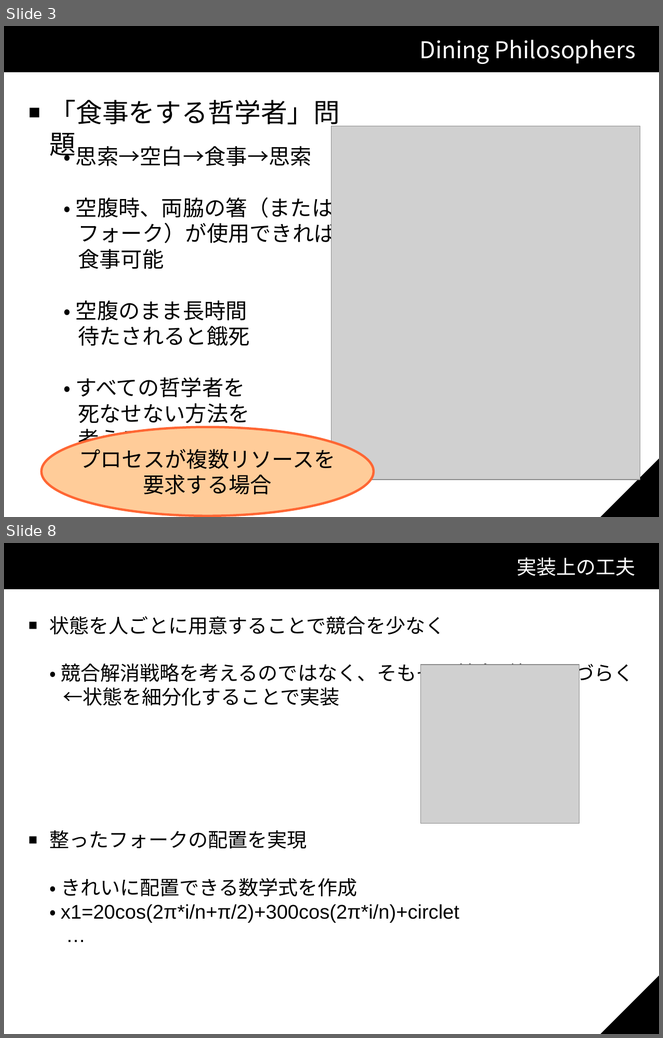
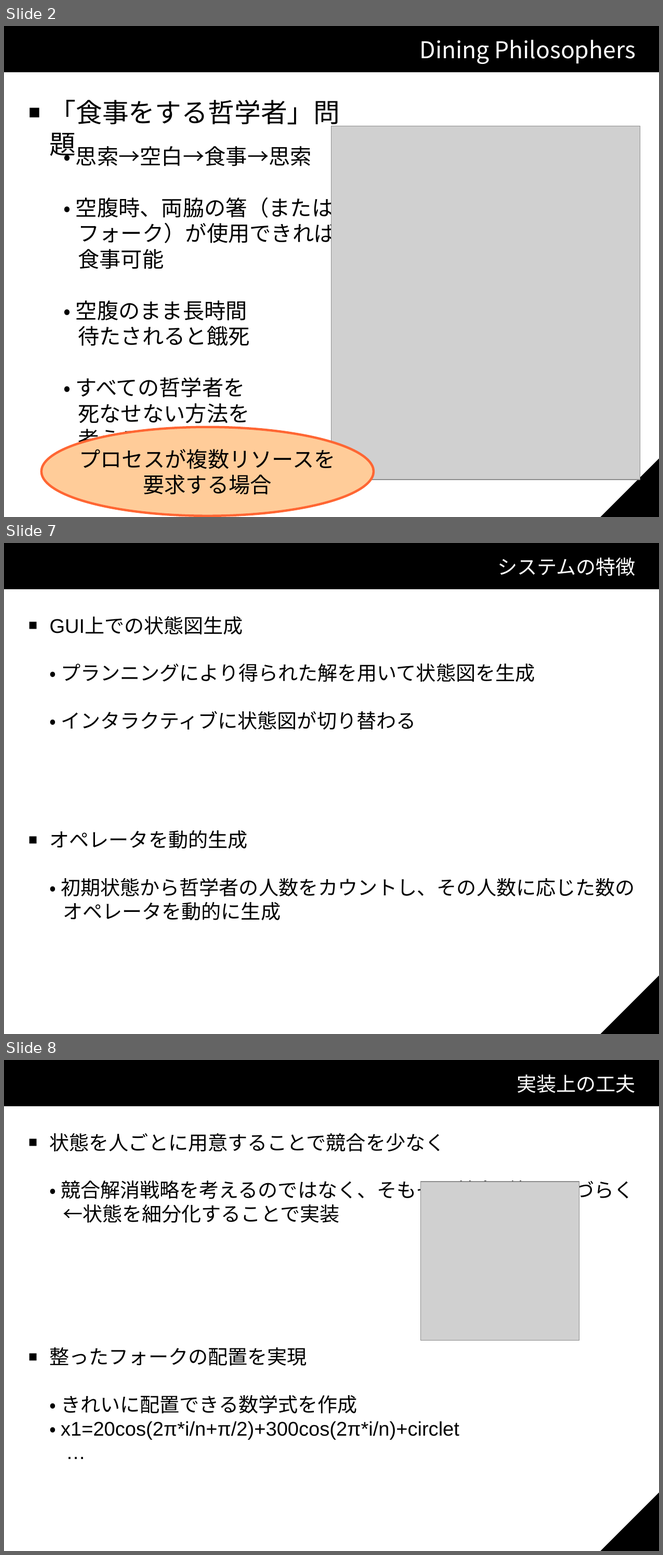
Before and after one commit to KP-3/Shota, a slide deck: スライド.odp. Shown one above the other, each under a label of ours: slides 3 and 8 before the commit, slides 2, 7 and 8 after it; the slides between them are not shown. The pictures are 663x1038 and 663x1555 pixels, drawn with LibreOffice and Linux fonts; fonts in the diff are those of the drawing; grey boxes stand for pictures; background and template pictures are left out. Boxes give left, top, right and bottom in pixels: in the first picture for what was removed or moved away, otherwise in the second. Text is boxed around its words. In the diff, an @@ line names an element or a change of style, - is before the commit and + after.

```diff
--- a/スライド.odp
+++ b/スライド.odp
@@ slide 7 added at bbox=[4, 543, 659, 1034], background #FFFFFF; not listed: 3 template elements that a slide beside it also shows @@
@@ title added at bbox=[497, 558, 636, 576], 24 pt, text #FFFFFF @@
+システムの特徴
@@ text added at bbox=[50, 617, 535, 730], 24 pt, text #000000 @@
+■ GUI上での状態図生成
+・ プランニングにより得られた解を用いて状態図を生成
+・ インタラクティブに状態図が切り替わる
@@ text added at bbox=[50, 831, 635, 921], 24 pt, text #000000 @@
+■ オペレータを動的生成
+・ 初期状態から哲学者の人数をカウントし、その人数に応じた数の
+オペレータを動的に生成
@@ what was slide 3 is now slide 2 @@
```
Also in this commit, not shown: 2 slides changed, 3 other slides added, 3 slides removed.
